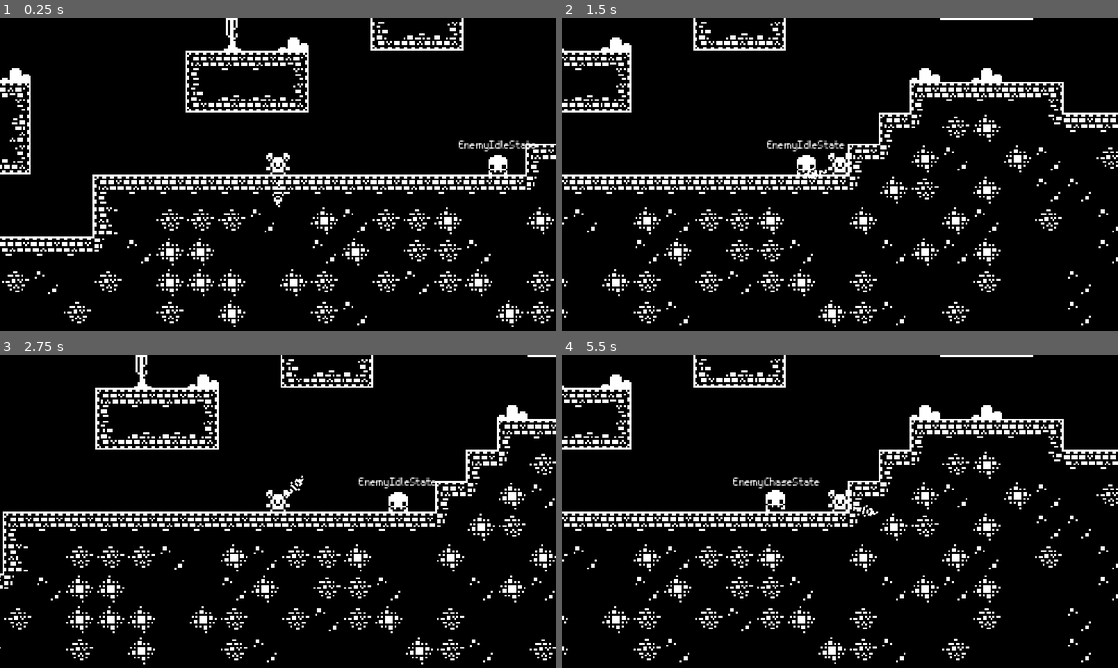
Above: before the commit, frames 1-4 (two rows, left to right).
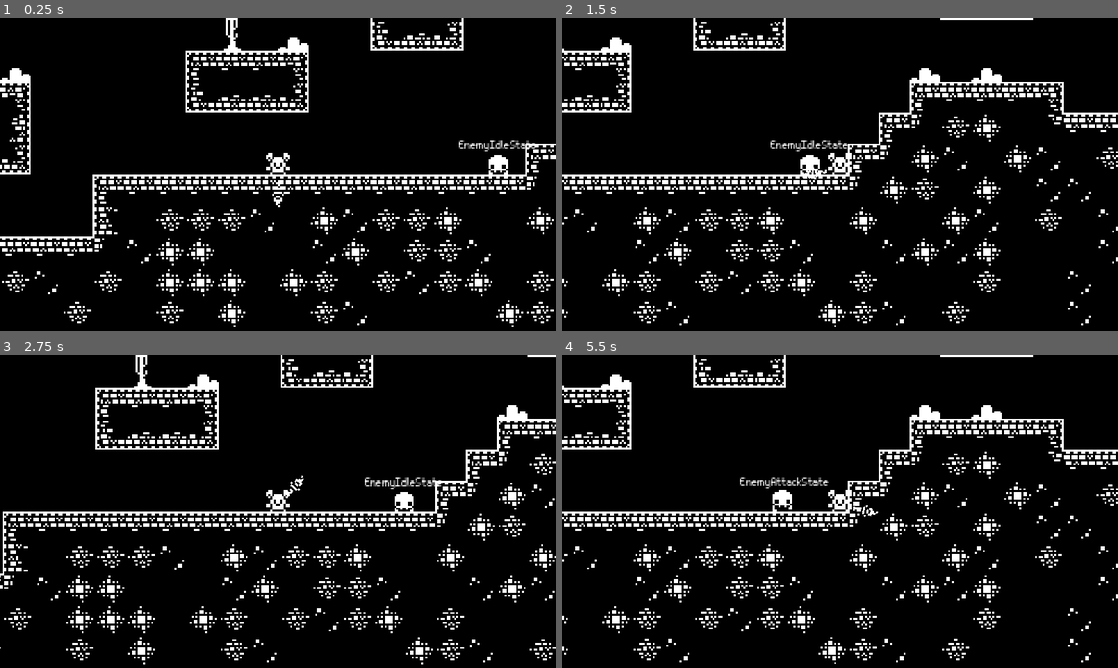
Above: after the commit, the same moments.

Repository: alpanka/1-Bit-Platformer
Game: Godot game, scene res://levels/world.tscn
Two runs of this game, one before a commit and one after it. Both use one fixed random seed, a clock stepped at 60 frames per second and the inputs below.
Inputs (mouse positions are in pixels of both pictures, inside the frame that each line leads up to):
- Up to frame 1 (0.25 s): no input
- Up to frame 2 (1.5 s): tap Enter at 0.5 s; move the mouse to (962, 158) at 0.52 s; hold Right (ui_right) from 0.53 s (still down); tap Keypad Enter (attack) at 0.6, 1.35 s; tap Space (jump) at 0.77 s; move the mouse to (728, 190) at 1.27 s
- Up to frame 3 (2.75 s): tap Space (jump) at 1.52 s; move the mouse to (333, 442) at 2.02 s; release Right (ui_right) at 2.03 s; hold Left (ui_left) from 2.03 s (still down); tap Keypad Enter (attack) at 2.1 s
- Up to frame 4 (5.5 s): move the mouse to (812, 574) at 2.77 s; release Left (ui_left) at 2.78 s; hold Right (ui_right) 2.78-4.28 s; tap Keypad Enter (attack) every 0.75 s from 2.85 to 5.1 s; tap Space (jump) at 3.02, 3.77, 4.52 s; move the mouse to (1006, 558) at 3.52 s; move the mouse to (673, 464) at 4.27 s; hold Left (ui_left) 4.28-5.03 s; move the mouse to (867, 511) at 5.02 s; hold Right (ui_right) from 5.03 s (still down)

The runs differ from the first frame. In frame 1, less than 0.1% of the frame differs, in the area x 84-93%, y 39-50%; in frame 2, 0.4%; in frame 3, 0.4%; in frame 4, 0.5%, in the area x 30-48%, y 39-50%.

Commit message:
Wandering controller work
Changed how direction change is handled. For it to suit state machine.

Diff:
--- a/characters/_platformer_character_base.gd
+++ b/characters/_platformer_character_base.gd
@@ -14,36 +14,36 @@
 signal damage_received(damage_amount)
 
 
-@export_category("Nodes")
+@export_group("Nodes")
 @export var character_sprite: AnimatedSprite2D
 @export var state_machine: StateMachine
+@export var current_state: String
 
-@export_category("Movement Variables")
+@export_group("Movement Variables")
 @export var speed_init: float
 @export var current_speed: float
 @export var speed_multiplier: float
 
-@export_category("Jump Variables")
+@export_group("Jump Variables")
 @export var jump_force: float
 @export var can_ground_jump: bool
 @export var can_air_jump: bool
 
-@export_category("Health Variables")
+@export_group("Health Variables")
 @export var health_init: int
 @export var current_health: int
 @export var damageable: bool = true
 
 var self_id: String
-var current_state: String
 
-# Direction change setter, emitter
-var direction: Vector2
-	#set(value):
-		#if direction == value:
-			#return
-		##if direction.x * value.x <= 0: # Emit if X changed
-		#direction = value
-		#direction_changed.emit(direction)
+# Current direction on movement
+var direction: Vector2:
+	set(value):
+		if direction == value:
+			return
+		#if direction.x * value.x <= 0: # Emit if X changed
+		direction = value
+		direction_changed.emit(direction)
 
 # Set is_alive and emit when changed
 var is_alive: bool = true:
@@ -67,8 +67,6 @@
 
 
 func _ready() -> void:
-	if state_machine:
-		state_machine.connect("current_state_changed", _update_state_info)
 	# Apply stats. Using self_id from _init() on instances
 	initilize_stats()
 
@@ -144,10 +142,3 @@
 	print("DIED! ", self.name)
 
 	#queue_free()
-
-
-# Update state.name when changed.
-# Signal from state_machine
-func _update_state_info(_new_state) -> void:
-	print(_new_state)
-	current_state = _new_state
--- a/characters/enemies/_platformer_enemy_base.gd
+++ b/characters/enemies/_platformer_enemy_base.gd
@@ -1,41 +1,87 @@
 class_name PlatformerEnemyBase
 extends PlatformerCharacterBase
 
+# Direction in queue before it is assigned to direction
+var direction_target: Vector2:
+	set(target):
+		if target == direction_target:
+			return
+		else:
+			direction_handler(target)
+			direction_target = target
 
-@export var player_in_range: bool
-@export var detection_length: int
+# Set focus to determine what direction to pick
+# FREE: Free to get any direction
+# CHASE: Chase player
+# ATTACK: Attack player
+enum FOCUS {FREE, CHASE, ATTACK}
+var current_focus
 
-@export var can_attack: bool
-@export var attack_range: float
-@export var damage_amount: float
+var player_in_range: bool
+var detection_length: int
+
+var can_attack: bool
+var attack_range: float
+var damage_amount: float
 
 var player_node: PlayerCharacter
 
 
-func _process(_delta: float) -> void:
-	pass
+func _ready() -> void:
+	initilize_stats()
 
 
+## Enemy characters have additional variables that need to be set
 func initilize_stats():
 	super()
+
 	detection_length = Stats.character_stats[self_id]["detection_length"]
 	attack_range = Stats.character_stats[self_id]["attack_range"]
 	damage_amount = Stats.character_stats[self_id]["damage_amount"]
 
 	player_node = get_tree().get_first_node_in_group("Player")
 
+	# Get state_machine, connect to signal to get current state_name
+	if state_machine:
+		state_machine.connect("current_state_changed", _update_enemy_state_info)
 
-func update_direction(_direction):
-	if _direction == null:
-		return
+	current_focus = FOCUS.FREE
 
-	if state_machine:
-		if current_state == "EnemyChaseState":
-			direction = player_node.position.direction_to(self.position)
-		if current_state == "EnemyWanderState":
-			direction = _direction
 
-	direction = _direction
+# Direction handler. Setting current direction based on state
+# direction and direction_target
+func direction_handler(_target: Vector2) -> void:
+	print("3: direction change ", direction, " ", _target)
+	self.direction = _target
+	print("4: direction set ", direction)
 
+
+#TODO needs work
 func attack():
-	pass
+	var attack_target: Vector2
+	var current_pos: Vector2
+	attack_target = player_node.position - Vector2(20, 0)
+
+	if can_attack:
+		var tween: Tween = get_tree().create_tween()
+		tween.tween_property(self, "position", attack_target, 0.3)
+		tween.tween_property(self, "position", current_pos, 0.1)
+
+
+# Update state.name when changed.
+# Signal from state_machine
+func _update_enemy_state_info(_new_state) -> void:
+	print(_new_state)
+	current_state = _new_state
+	print(current_focus)
+	match current_state:
+		"EnemyIdleState":
+			current_focus = FOCUS.FREE
+		"EnemyWanderState":
+			current_focus = FOCUS.FREE
+		"EnemyChaseState":
+			current_focus = FOCUS.CHASE
+		"EnemyAttackState":
+			current_focus = FOCUS.ATTACK
+
+	print(current_focus)
--- a/controllers/enemy/detection_controller.gd
+++ b/controllers/enemy/detection_controller.gd
@@ -1,13 +1,14 @@
 ## Controller to detect if player is in range
+## Set character's player_in_range accordingly
 class_name DetectionController
 extends Node2D
-
-@export var detection_length: int
 
 @onready var ray_cast_left: RayCast2D = $RayCastLeft
 @onready var ray_cast_right: RayCast2D = $RayCastRight
 
 @onready var character: PlatformerEnemyBase = get_owner()
+
+var detection_length: int
 
 
 func _ready() -> void:
--- a/controllers/enemy/wandering_controller.gd
+++ b/controllers/enemy/wandering_controller.gd
@@ -22,24 +22,28 @@
 
 func _ready() -> void:
 	character = get_owner()
-	character.update_direction([LEFT, RIGHT].pick_random())
+	#character.direction_target = [LEFT, RIGHT].pick_random()
 
 
 func _process(_delta: float) -> void:
-	character.update_direction(_collision_checker())
+	_collision_checker()
 
 
 ## Check collision of RayCast2Ds and determine direction.
 func _collision_checker():
+	# Return if current_focus is not set to FREE
+	if character.current_focus != 0:
+		return
+
 	if not ray_cast_floor_right.is_colliding():
-		return LEFT
+		character.direction_target = LEFT
 	if not ray_cast_floor_left.is_colliding():
-		return RIGHT
+		character.direction_target = RIGHT
 
 	if ray_cast_wall_right.is_colliding():
-		return LEFT
+		character.direction_target = LEFT
 	if ray_cast_wall_left.is_colliding():
-		return RIGHT
+		character.direction_target = RIGHT
 
 
 # TODO add a timer to reset direction
--- a/controllers/state/enemy/enemy_chase_state.gd
+++ b/controllers/state/enemy/enemy_chase_state.gd
@@ -8,7 +8,8 @@
 	actor.current_speed = actor.current_speed * actor.speed_multiplier
 
 	direction_to_player = actor.position.direction_to(actor.player_node.position)
-	actor.update_direction(direction_to_player)
+	actor.direction_target = direction_to_player
+
 
 func state_exit():
 	actor.current_speed = actor.speed_init
--- a/weapons/projectiles/_projectile_base_scene.gd
+++ b/weapons/projectiles/_projectile_base_scene.gd
@@ -12,7 +12,7 @@
 @onready var collision_shape: CollisionShape2D = $CollisionShape2D
 @onready var hitbox_controller: HitboxController = $HitboxController
 
-func _physics_process(delta: float) -> void:
+func _physics_process(_delta: float) -> void:
 	# Run upon collision
 	if get_contact_count() >= 1:
 		_on_projectile_colliding()
